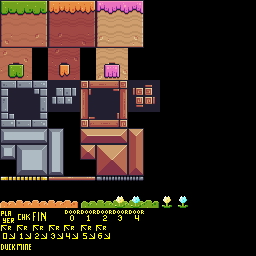
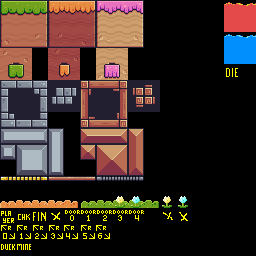
Layered file, before and after one edit (256px x 256px). Changes by layer:
painted on "sprite_positions" over [51, 2, 256, 221]
